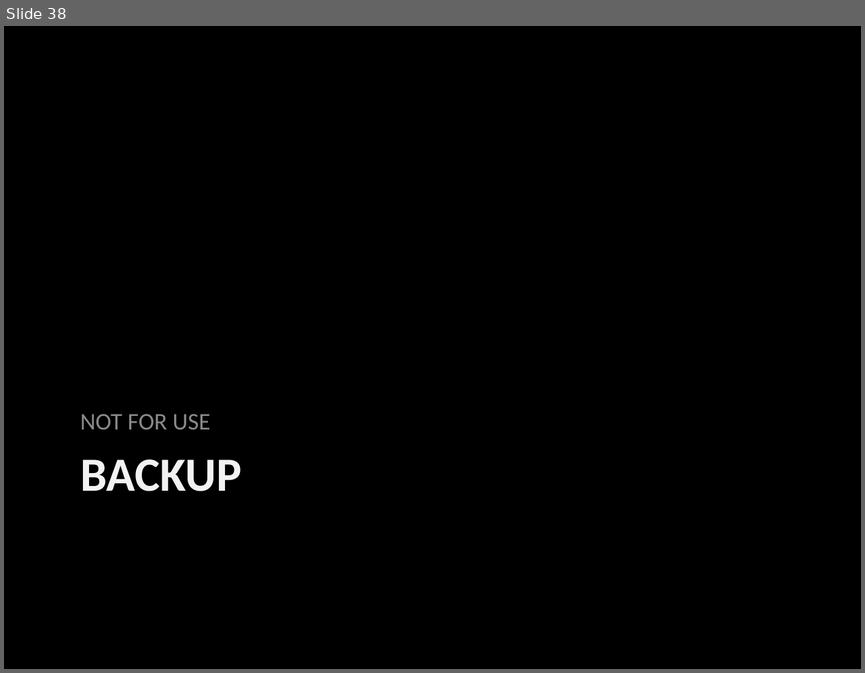
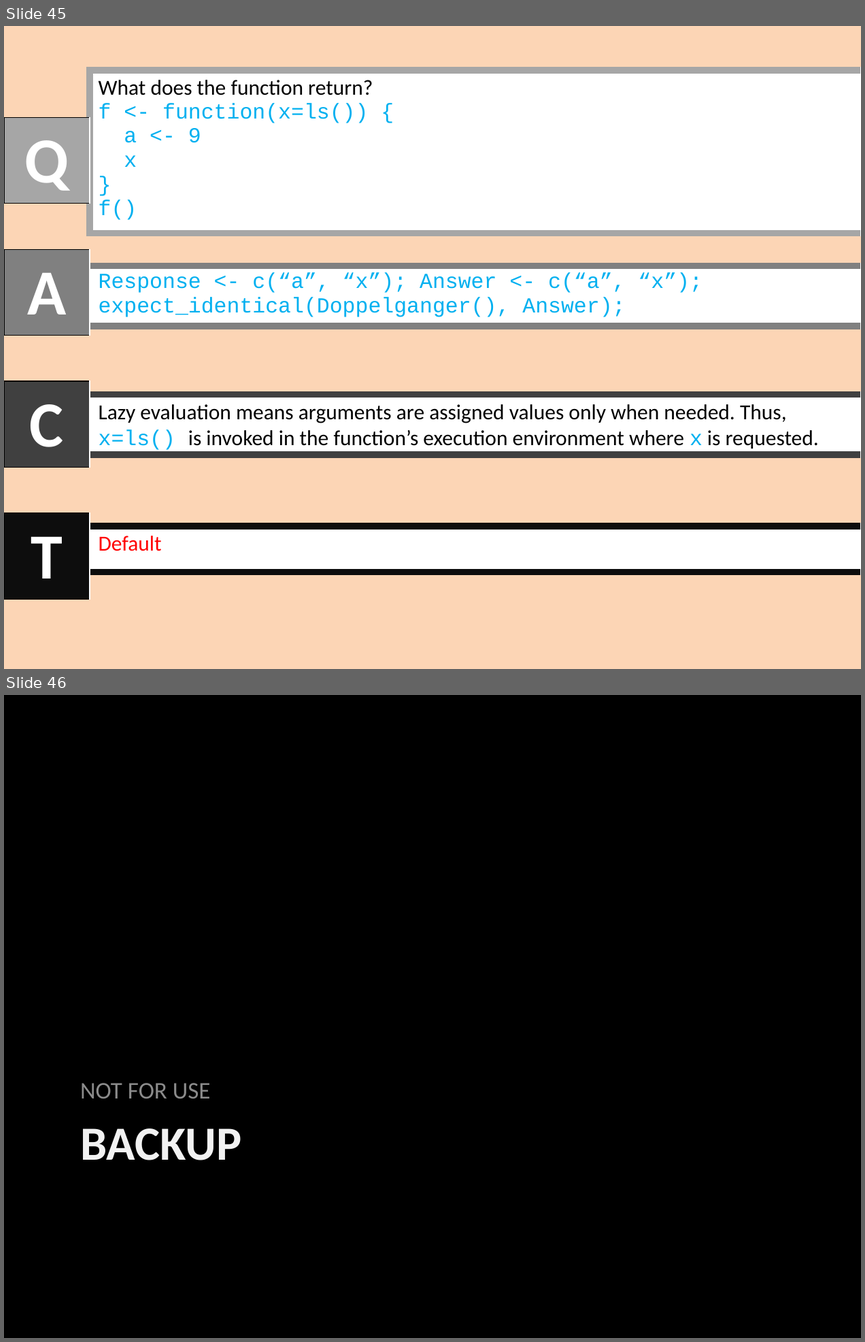
Before and after one commit to sunbee/R-How-To, a slide deck: LearnR Lessons Functions FunctionComponents.pptx. Shown one above the other, each under a label of ours: slide 38 before the commit, slides 45 and 46 after it. The pictures are 865x673 and 865x1342 pixels, drawn with LibreOffice and Linux fonts; fonts in the diff are those of the drawing. Boxes give left, top, right and bottom in pixels: in the first picture for what was removed or moved away, otherwise in the second. Text is boxed around its words. In the diff, an @@ line names an element or a change of style, - is before the commit and + after.

```diff
--- a/LearnR Lessons Functions FunctionComponents.pptx
+++ b/LearnR Lessons Functions FunctionComponents.pptx
@@ slide 45 added at [4, 26, 861, 669], background #FCD5B5 @@
@@ table added at [90, 71, 861, 233], 1 rows, 1 columns @@
+What does the function return? / f <- function(x=ls()) { / a <- 9 / x / } / f()
@@ table added at [4, 118, 90, 203], 1 rows, 1 columns @@
+Q
@@ table added at [4, 250, 90, 335], 1 rows, 1 columns @@
+A
@@ table added at [90, 266, 861, 326], 1 rows, 1 columns @@
+Response <- c(“a”, “x”); Answer <- c(“a”, “x”); / expect_identical(Doppelganger(), Answer);
@@ table added at [4, 381, 90, 467], 1 rows, 1 columns @@
+C
@@ table added at [90, 395, 861, 454], 1 rows, 1 columns @@
+Lazy evaluation means arguments are assigned values only when needed. Thus, x=ls() is invoked in the function’s execution environment where x is requested.
@@ table added at [4, 513, 90, 599], 1 rows, 1 columns @@
+T
@@ table added at [90, 526, 861, 571], 1 rows, 1 columns @@
+Default
@@ what was slide 38 is now slide 46 @@
```
Also in this commit, not shown: 4 slides changed, 8 other slides added, 4 other files.
